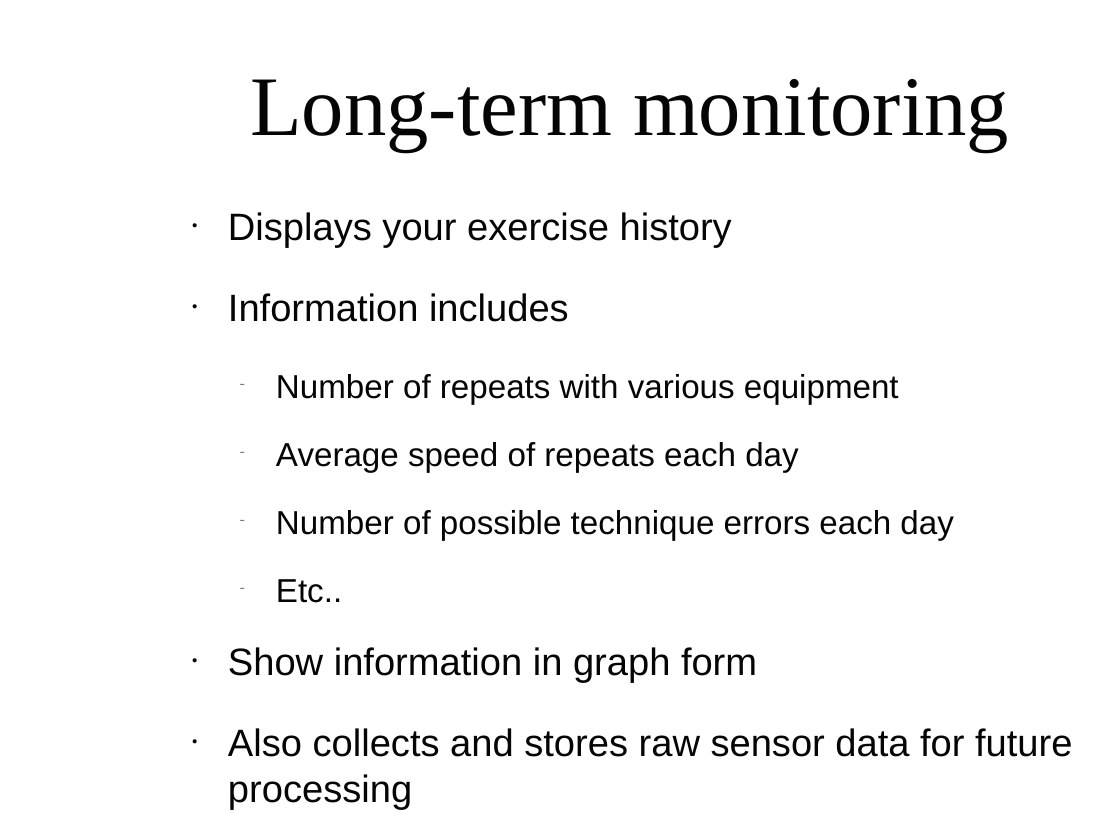
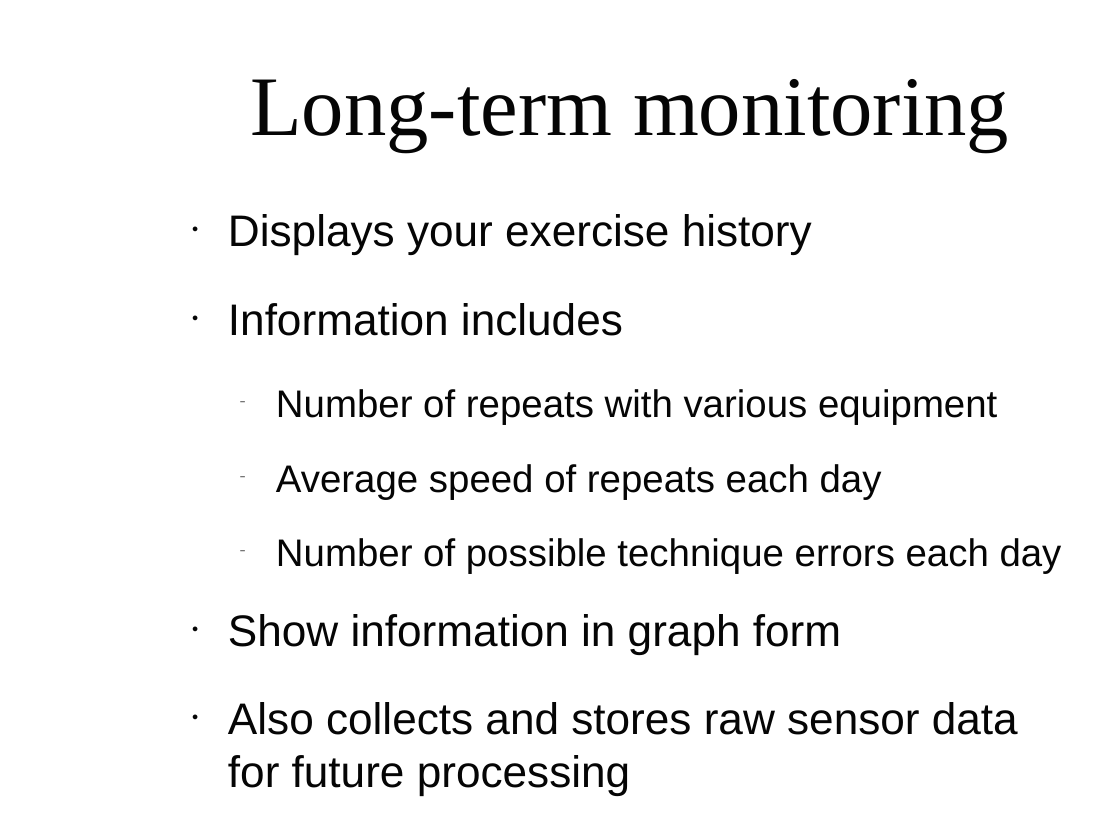
Before and after one commit to ilmoeuro/futurehack2016, a slide deck: slide 9 of doc/presentation.odp. Drawn at 1120x840 pixels with LibreOffice and Linux fonts; fonts in the diff are those of the drawing; background and template pictures are left out. Boxes give left, top, right and bottom in pixels: in the first picture for what was removed or moved away, otherwise in the second. Text is boxed around its words. In the diff, an @@ line names an element or a change of style, - is before the commit and + after.

Commit message:
** Improved presentation

```diff
--- a/doc/presentation.odp
+++ b/doc/presentation.odp
@@ text "Displays your exercise history" at (x1=228, y1=214, x2=1062, y2=796): size 27 to 31.3 pt in "Displays your exercise history", "Information includes", "Show information in graph form", "Also collects and stores raw sensor data ..."; size 23.5 to 27.2 pt in "Number of repeats with various equipment", "Average speed of repeats each day", "Number of possible technique errors each day" @@
@@ text at (x1=276, y1=579, x2=342, y2=603): paragraph removed @@
-  − Etc..
```
Also in this commit, not shown: 2 other slides changed, 1 slide added.
